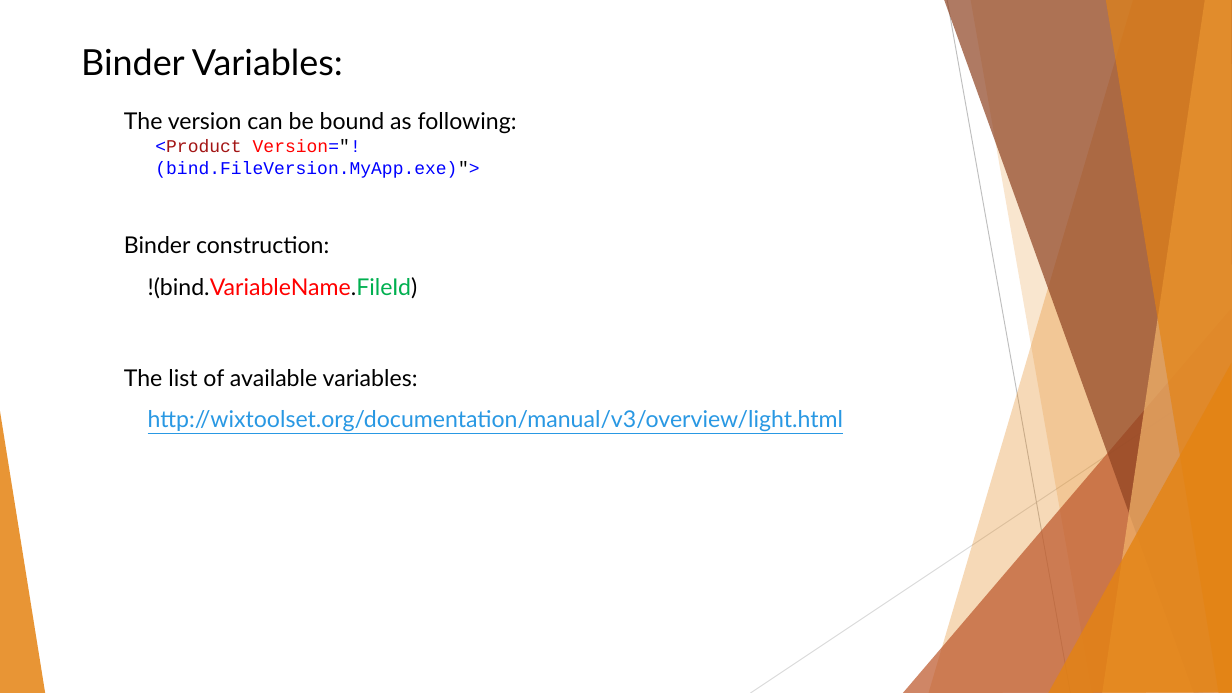
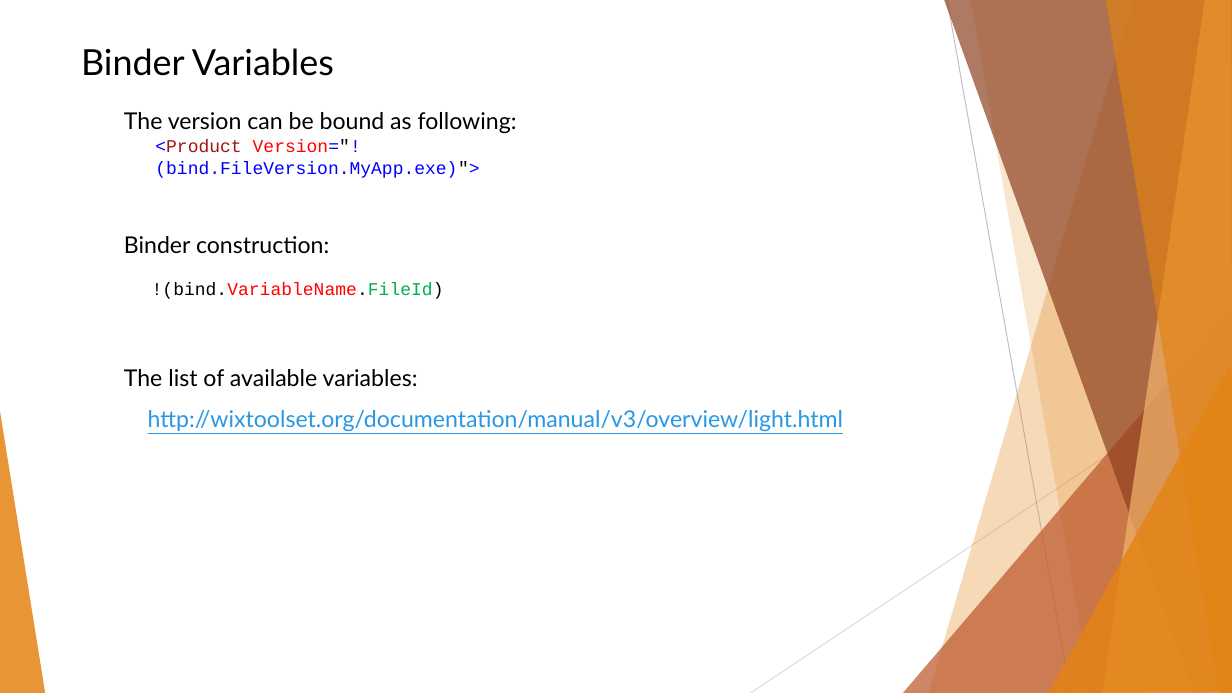
Before and after one commit to BinaryStudioAcademy/WixGettingStartedCourse, a slide deck: slide 4 of Part 2/WiX Part 2.pptx. Drawn at 1232x693 pixels with LibreOffice and Linux fonts; fonts in the diff are those of the drawing. Boxes give left, top, right and bottom in pixels: in the first picture for what was removed or moved away, otherwise in the second. Text is boxed around its words. In the diff, an @@ line names an element or a change of style, - is before the commit and + after.

```diff
--- a/Part 2/WiX Part 2.pptx
+++ b/Part 2/WiX Part 2.pptx
@@ text at box(81, 48, 334, 76): text changed @@
-Binder Variables:
+Binder Variables
@@ text at box(152, 283, 444, 299): size 18 to 14 pt, font Lato to Courier New in "!(bind.VariableName.FileId)" @@
```
Also in this commit, not shown: 2 other slides changed, 4 slides added, 3 other files.
